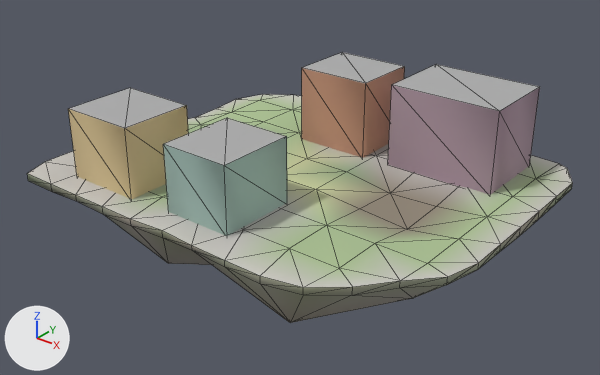
The glTF model godot_project/remake/sky/islands/SKY-091.lod1.glb as it was, and as the next commit left it.
Rendered twice from a 50 mm camera at (108.4, -139.5, 81.6) aimed at (-1.4, -2.2, -3.6). Every picture has the same lights, and +X, +Y and +Z are marked at lower left. The older version comes first. Mesh edges are drawn as thin lines. Vertices at exactly the same position are counted once.

Names of what the first picture shows: 'buildings', 'deck', 'rock'.
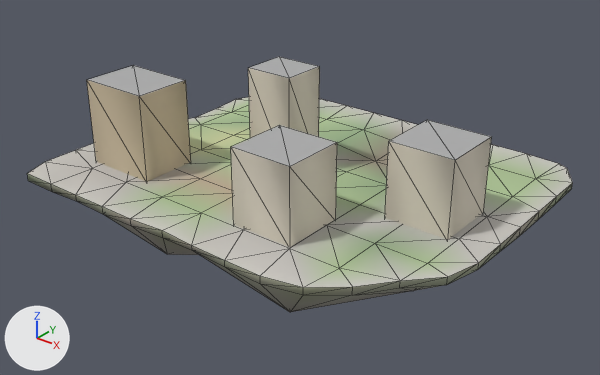
Patch to the scene script:
```diff
--- a/godot_project/remake/sky/islands/SKY-091.lod1.glb.py
+++ b/godot_project/remake/sky/islands/SKY-091.lod1.glb.py
@@ me_deck @@
 # used by ob_deck; location = (0.0, 0.0, 0.0)
-me_deck.from_pydata(...)  # 86 vertices, 131 faces; spans x -53.4..50.0, y -41.7..41.6, z -2.0..0.0
-me_deck.vertices[43].co = (6.6, 29.6, 0.0)
-me_deck.vertices[44].co = (18.6, 29.6, 0.0)
-me_deck.vertices[51].co = (6.6, 17.6, 0.0)  # pixel (376, 155)
-me_deck.vertices[52].co = (18.6, 17.6, 0.0)
-me_deck.vertices[60].co = (18.6, 5.6, -1.9)  # pixel (390, 193)
-me_deck.vertices[61].co = (30.6, 5.6, -1.4)  # pixel (436, 206)
-me_deck.vertices[68].co = (18.6, -6.4, -1.0)  # pixel (360, 208)
-me_deck.vertices[69].co = (30.6, -6.4, -2.0)  # pixel (407, 229)
+me_deck.from_pydata(...)  # 86 vertices, 131 faces; spans x -53.4..50.0, y -41.7..41.6, z -1.5..0.0
+# me_deck part 1
+me_deck.vertices[43].co = (6.6, 29.6, -0.9)
+me_deck.vertices[44].co = (18.6, 29.6, -0.4)
+me_deck.vertices[51].co = (6.6, 17.6, -1.5)  # pixel (375, 161)
+me_deck.vertices[52].co = (18.6, 17.6, -1.5)
+me_deck.vertices[60].co = (18.6, 5.6, 0.0)
+me_deck.vertices[61].co = (30.6, 5.6, 0.0)
+me_deck.vertices[68].co = (18.6, -6.4, 0.0)  # pixel (360, 204)
+me_deck.vertices[69].co = (30.6, -6.4, 0.0)
+# me_deck part 2: 99 faces centred in x -48.4..47.6, y -37.9..37.6, z -1.8..0.0 are repainted in the vertex colours, in many colours
 me_deck.materials.append(mat_sky_deck)
@@ me_buildings @@
 # used by ob_buildings; location = (0.0, 0.0, 0.0)
-me_buildings.from_pydata(...)  # 32 vertices, 40 faces; spans x -40.7..38.3, y -35.5..35.5, z -0.5..19.6
+me_buildings.from_pydata(...)  # 32 vertices, 40 faces; spans x -43.9..41.1, y -30.0..6.9, z -0.5..23.7
+# me_buildings part 3: the loose piece of 8 vertices spanning x -14.2..4.8, y 14.5..31.5, z -0.5..18.9 is scaled about its middle by (0.632, 0.647, 1.25), then moved by (-3.5, -22.4, 2.4)
+# me_buildings part 4: the loose piece of 8 vertices spanning x -11.2..5.8, y -34.5..-15.5, z -0.5..15.6 is scaled about its middle by (0.882, 0.789, 1.11), then moved by (13.7, 2.5, 0.9)
+# me_buildings part 5: the loose piece of 8 vertices spanning x 11.3..38.3, y 15.5..35.5, z -0.5..19.6 is scaled about its middle by (0.667, 0.7, 1.04), then moved by (-59.7, -45.8, 0.4)
+# me_buildings part 6: the loose piece of 8 vertices spanning x -40.7..-21.7, y -35.5..-17.5, z -0.5..16.6 is scaled about its middle by (0.789, 0.833, 1.04), then moved by (64.7, 25.9, 0.3)
+# me_buildings part 7: 8 faces centred in x -14.2..4.8, y 14.5..31.5, z 6.0..12.4 are repainted in the vertex colours; the middle colour goes from brown #c49179 to pale yellow #ddd5c4
+# me_buildings part 8: 8 faces centred in x -11.2..5.8, y -34.5..-15.5, z 4.9..10.2 are repainted in the vertex colours; the middle colour goes from grey #a3beb5 to pale yellow #ddd5c4
+# me_buildings part 9: 8 faces centred in x 11.3..38.3, y 15.5..35.5, z 6.2..12.9 are repainted in the vertex colours; the middle colour goes from grey #ae94a3 to beige #cebea1
+# me_buildings part 10: 8 faces centred in x -40.7..-21.7, y -35.5..-17.5, z 5.2..10.9 are repainted in the vertex colours; the middle colour goes from beige #ddc695 to pale yellow #ddd5c4
 me_buildings.materials.append(mat_sky_lod_bldg)
```

Pixel boxes (x1, y1, x2, y2) of what changed, in the pictures (600 x 375 px; the box of a moved part takes in the faces that stretch with it):
'buildings', reshaped, recoloured (14% narrower): before (68, 52, 540, 236); after (87, 57, 492, 247)
'deck', reshaped, recoloured: before (28, 94, 573, 287); after (28, 97, 573, 287)
part 1 of me_deck, moved or reshaped: before (308, 144, 487, 243); after (327, 120, 493, 243)
part 2 of me_deck, recoloured: before (150, 95, 536, 273); after (127, 99, 536, 273)
part 3 of me_buildings, moved or reshaped: before (302, 52, 405, 158); after (248, 57, 320, 138)
part 4 of me_buildings, moved or reshaped: before (163, 118, 287, 236); after (231, 125, 337, 247)
part 5 of me_buildings, moved or reshaped: before (388, 64, 540, 195); after (87, 65, 191, 182)
part 6 of me_buildings, moved or reshaped: before (68, 88, 188, 199); after (385, 120, 492, 240)
part 7 of me_buildings, recoloured: before (302, 66, 405, 158); after (248, 66, 320, 138)
part 8 of me_buildings, recoloured: before (163, 136, 287, 236); after (231, 143, 337, 247)
part 9 of me_buildings, recoloured: before (388, 85, 540, 195); after (87, 80, 191, 182)
part 10 of me_buildings, recoloured: before (68, 105, 188, 199); after (385, 137, 492, 240)
